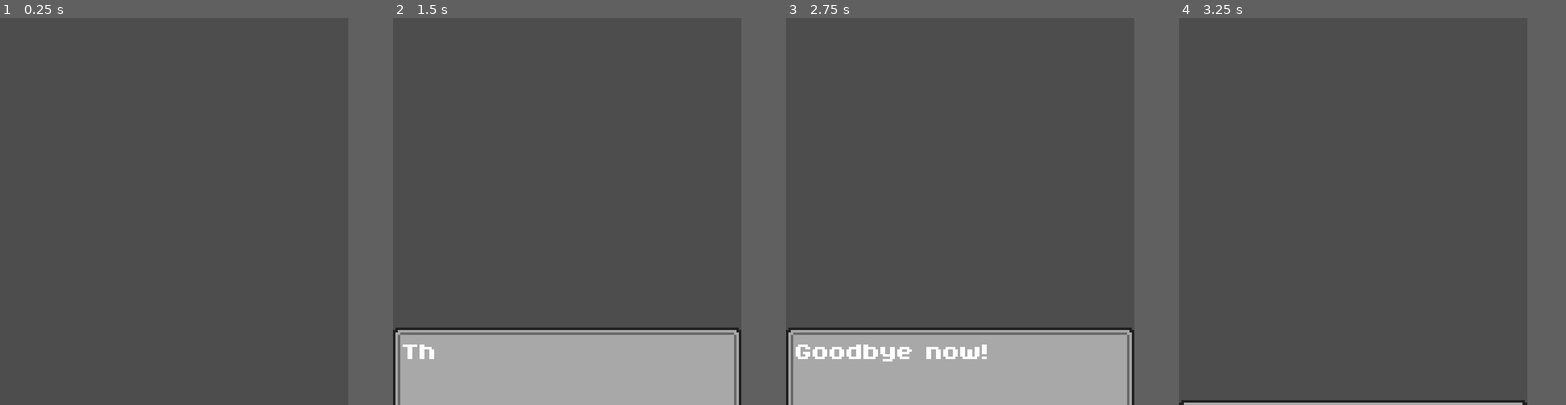
Above: before the commit, frames 1-4 (left to right).
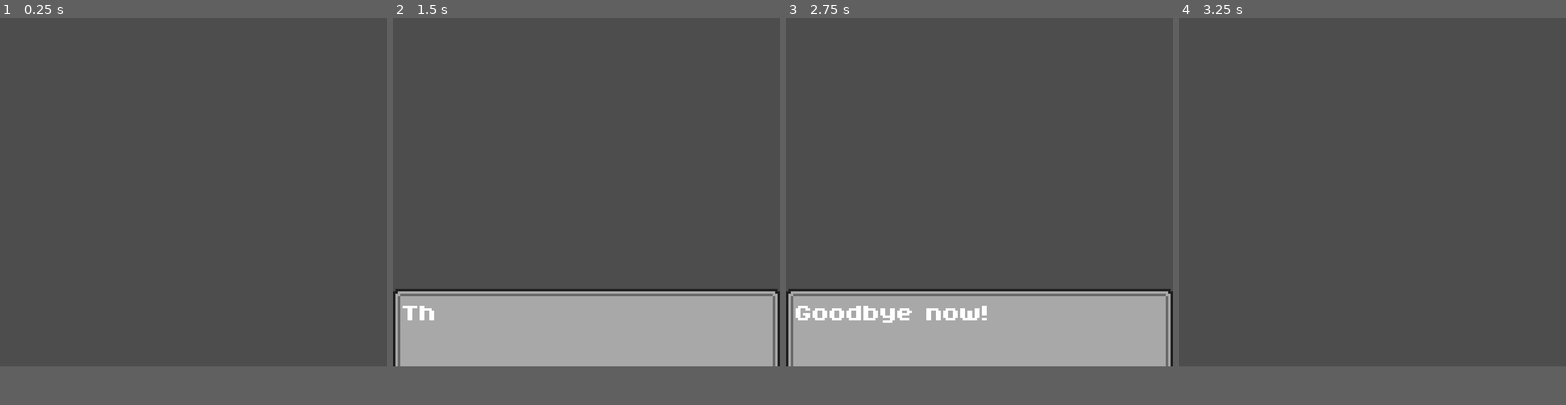
Above: after the commit, the same moments.

Repository: CookieJarCoding/dog-god
Game: Godot game, scene res://dialogue_system/_samplegame.tscn
Two runs of this game, one before a commit and one after it. Both use one fixed random seed, a clock stepped at 60 frames per second and the inputs below.
Inputs:
- Up to frame 1 (0.25 s): no input
- Up to frame 2 (1.5 s): tap Enter at 0.5 s; tap Z (A) at 0.6, 1.35 s
- Up to frame 3 (2.75 s): tap Z (A) at 2.1 s
- Up to frame 4 (3.25 s): tap Z (A) at 2.85 s
In our replay, the window is 720x800 before the commit and 800x720 after it. These sizes can differ from the game's own. Grey fills any space a smaller window leaves; there, only what the larger window draws over its background counts as a difference.

The runs differ from the first frame. In frame 1, only the window size differs. In frame 2, 13% of the frame differs, in the area x 0-100%, y 70-100%; in frame 3, 13%; in frame 4, 1.1%.

Commit message:
Fixed incorrect window size. Added exports.
You can now change the values of the dialogue box's position and size directly from the node's inspector.

Diff:
--- a/dialogue_system/dialogue_hud.tscn
+++ b/dialogue_system/dialogue_hud.tscn
@@ -14,6 +14,7 @@
 anchor_top = 0.8
 anchor_right = 1.0
 anchor_bottom = 1.0
+offset_top = -3.2000046
 grow_horizontal = 2
 grow_vertical = 0
 metadata/_edit_use_anchors_ = true
--- a/dialogue_system/scripts/dialogue_hud.gd
+++ b/dialogue_system/scripts/dialogue_hud.gd
@@ -7,9 +7,11 @@
 class_name Dialogue
 
 
-# NOTE: Maybe these can be automatically set somehow..?
-const INITIAL_Y = 200.0
-const FINAL_Y = 128.0
+const SLIDE_ANIM_DURATION = 0.8
+
+@export var initial_y_position: float = 200.0
+@export var final_y_position: float = 112.0
+@export var dialogue_box_size: float = 32.0
 
 @onready var dialogue_label: RichTextLabel = $MainContainer/ContentContainer/DialogueLabel
 @onready var pause_timer: Timer = $PauseTimer
@@ -34,12 +36,8 @@
 
 
 func _enter_tree() -> void:
-	$MainContainer.position.y = INITIAL_Y
-	var tween = create_tween()
-	tween.tween_property($MainContainer, "position:y", FINAL_Y, 0.8).set_trans(Tween.TRANS_QUART).set_ease(Tween.EASE_IN_OUT)
-
-	await tween.finished
-	is_fully_visible = true
+	$MainContainer.position.y = initial_y_position
+	slide_up()
 
 
 func _process(delta: float) -> void:
@@ -74,10 +72,22 @@
 		message_completed.emit()
 
 
-# TODO: Placeholder for now.
+# NOTE: Animation can be changed if we want. Just make sure to set
+# `is_fully_visible" at the end of animation.
+func slide_up() -> void:
+	var tween = create_tween()
+	tween.tween_property($MainContainer, "position:y", final_y_position, SLIDE_ANIM_DURATION).set_trans(Tween.TRANS_QUART).set_ease(Tween.EASE_IN_OUT)
+
+	await tween.finished
+	is_fully_visible = true
+
+
 func slide_down() -> void:
 	var tween = create_tween()
-	tween.tween_property($MainContainer, "position:y", INITIAL_Y, 0.8).set_trans(Tween.TRANS_QUART).set_ease(Tween.EASE_IN_OUT)
+	tween.tween_property($MainContainer, "position:y", initial_y_position, SLIDE_ANIM_DURATION).set_trans(Tween.TRANS_QUART).set_ease(Tween.EASE_IN_OUT)
+
+	await tween.finished
+	is_fully_visible = false
 
 
 '''
--- a/project.godot
+++ b/project.godot
@@ -17,10 +17,9 @@
 
 [display]
 
-window/size/viewport_width=144
-window/size/viewport_height=160
+window/size/viewport_width=160
+window/size/viewport_height=144
 window/stretch/mode="canvas_items"
-window/handheld/orientation=1
 
 [input]
 
